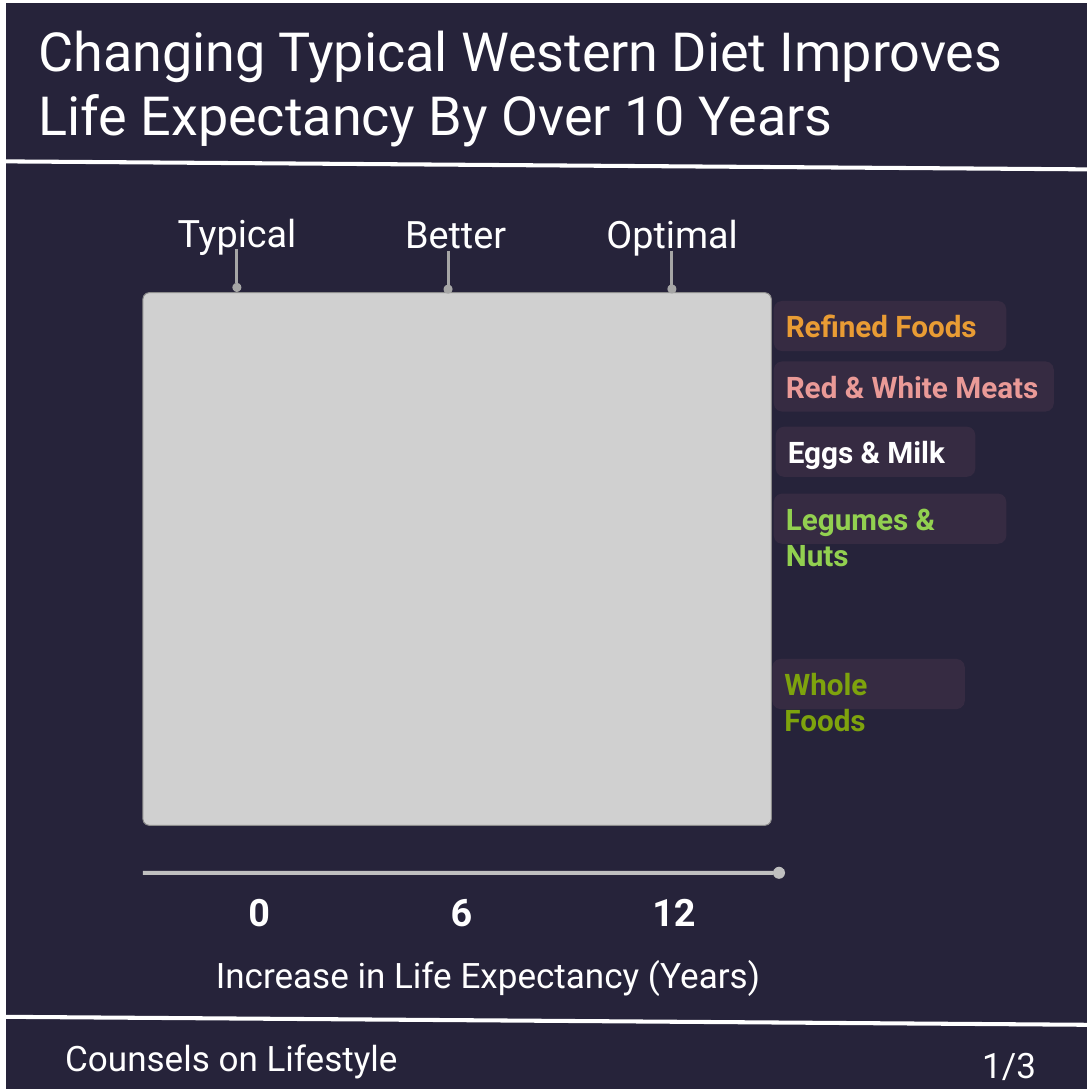
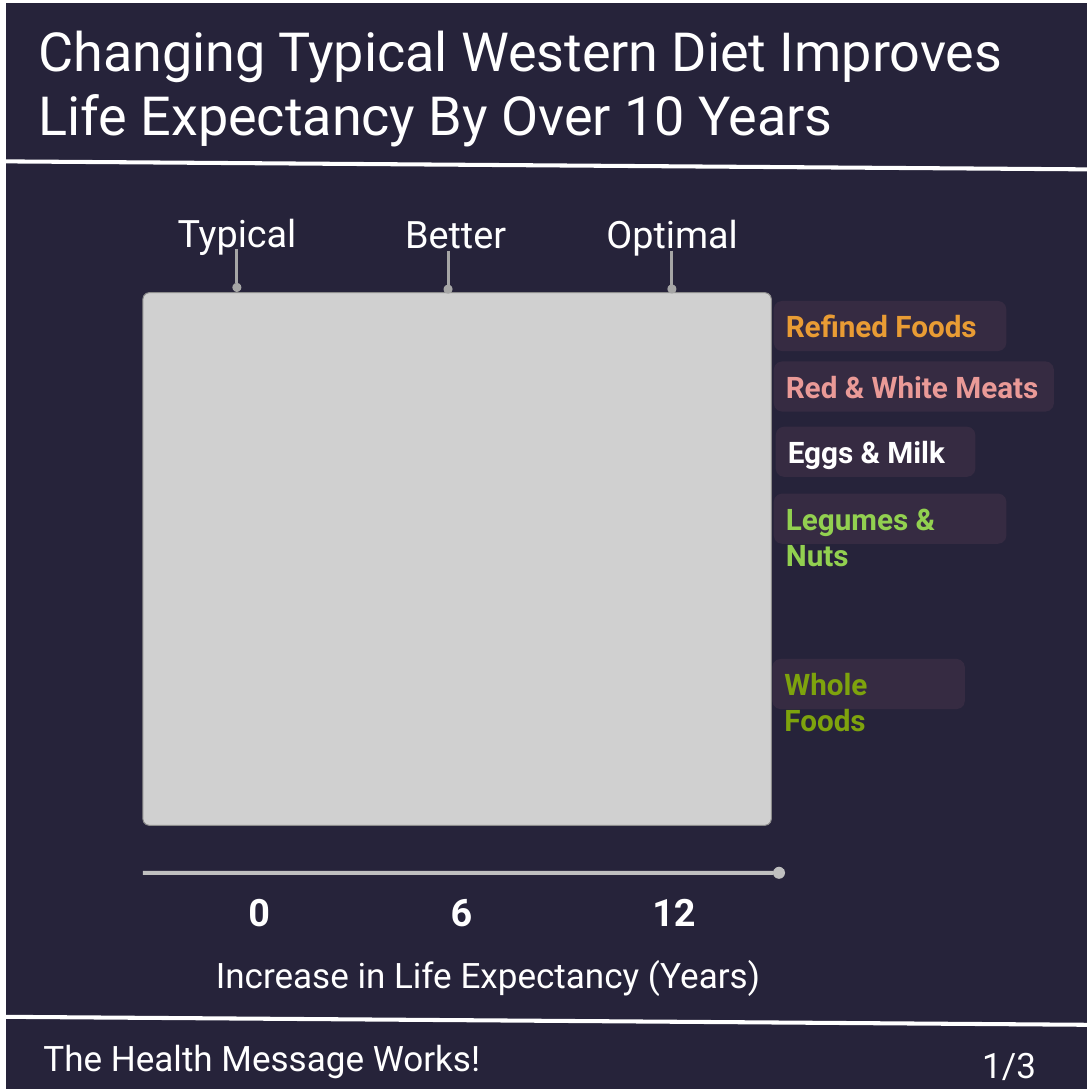
Before and after one commit to msimbao/counselsonlifestyle, a slide deck: slide 1 of posts/6/slides.pptx. Drawn at 1092x1092 pixels with LibreOffice and Linux fonts; fonts in the diff are those of the drawing; grey boxes stand for pictures. Boxes give left, top, right and bottom in pixels: in the first picture for what was removed or moved away, otherwise in the second. Text is boxed around its words. In the diff, an @@ line names an element or a change of style, - is before the commit and + after.

```diff
--- a/posts/6/slides.pptx
+++ b/posts/6/slides.pptx
@@ text added at (43,1044,480,1079), 26 pt, text #FFFFFF @@
+The Health Message Works!
@@ text removed at (65,1044,398,1079) @@
-Counsels on Lifestyle
```
Also in this commit, not shown: 1 other slide changed, 1 slide added, 1 slide removed, 15 other files.
